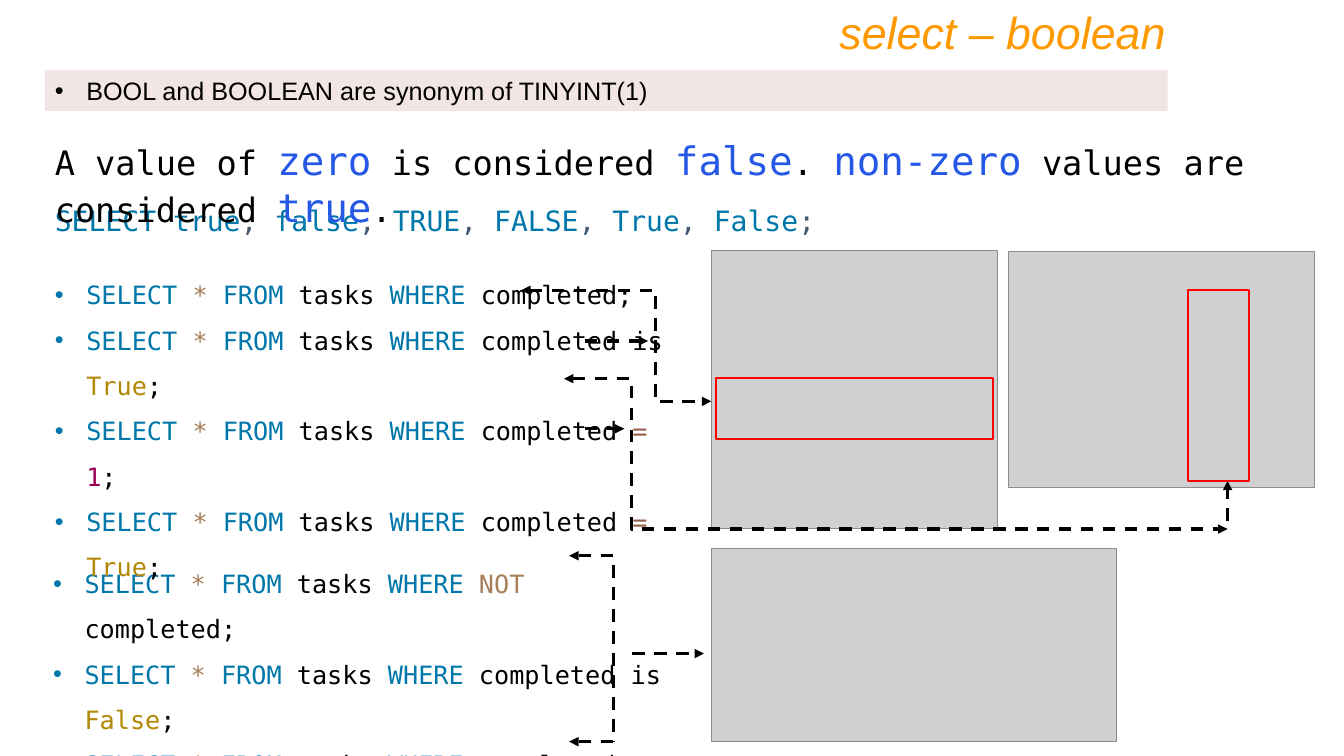
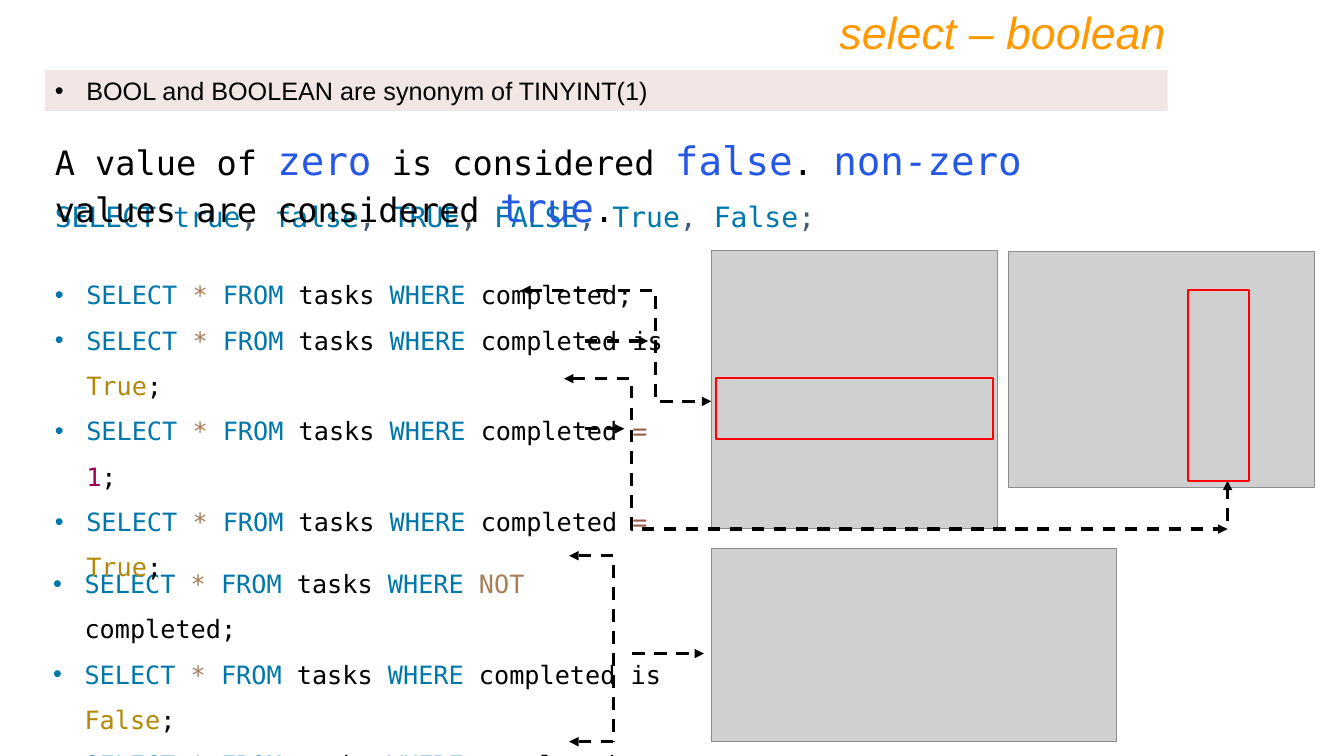
Before and after one commit to sonalikhedkar/Cdac_study, a slide deck: slide 145 of database/IET MySQL PPT Ver9.pptx. Drawn at 1344x756 pixels with LibreOffice and Linux fonts; fonts in the diff are those of the drawing; grey boxes stand for pictures. Boxes give left, top, right and bottom in pixels: in the first picture for what was removed or moved away, otherwise in the second. Text is boxed around its words. In the diff, an @@ line names an element or a change of style, - is before the commit and + after.

```diff
--- a/database/IET MySQL PPT Ver9.pptx
+++ b/database/IET MySQL PPT Ver9.pptx
@@ text "A value of zero is ..." rewrapped from bbox=[55, 145, 1245, 231] to bbox=[55, 145, 1021, 231] @@
@@ text "SELECT true, false, TRUE, FALSE, ..." rewrapped from bbox=[173, 16, 956, 235] to bbox=[55, 204, 595, 733] @@
```
Also in this commit, not shown: 14 other slides changed, 52 slides added.
